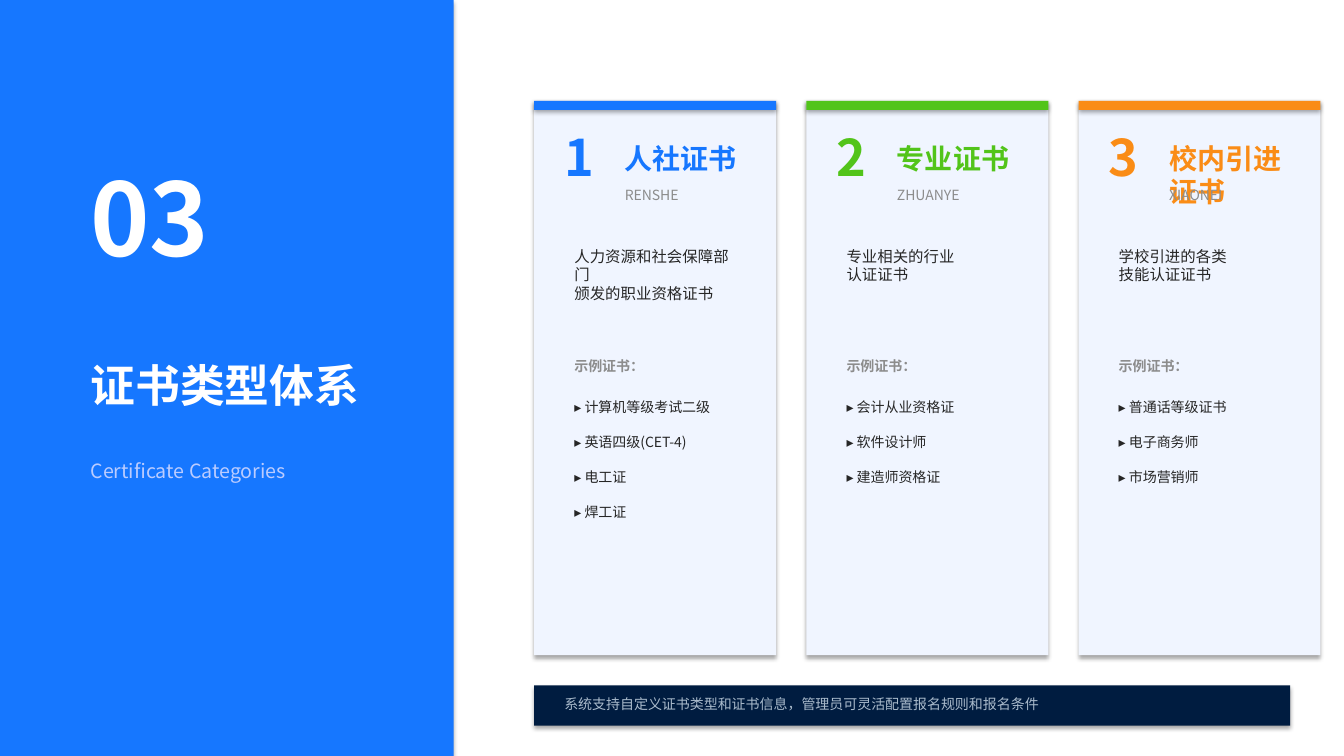
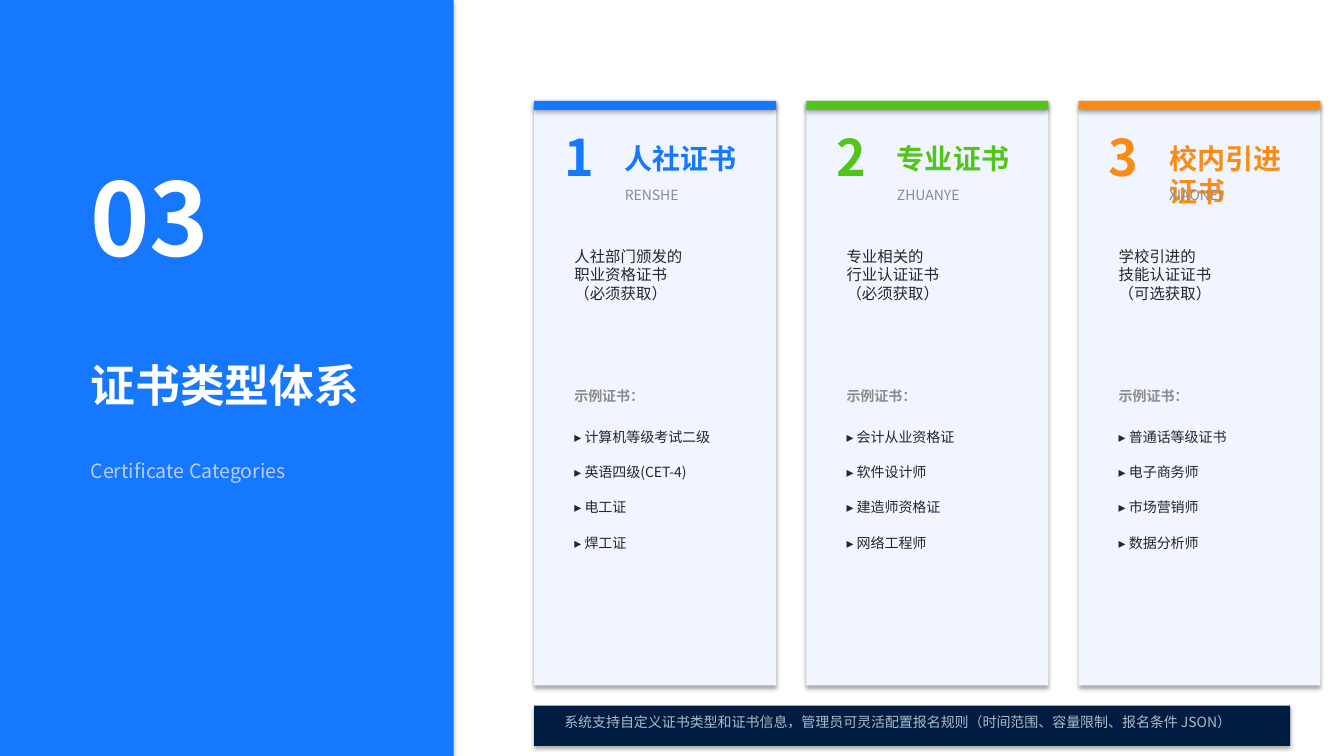
Before and after one commit to wangxiaolong0907/Dual-Certificate-Management-for-Students-on-Campus, a slide deck: slide 4 of 学生校内双证管理系统_路演PPT.pptx. Drawn at 1344x756 pixels with LibreOffice and Linux fonts; fonts in the diff are those of the drawing. Boxes give left, top, right and bottom in pixels: in the first picture for what was removed or moved away, otherwise in the second. Text is boxed around its words. In the diff, an @@ line names an element or a change of style, - is before the commit and + after.

Commit message:
docs: 更新路演PPT — 新增学生端模块、双平台架构、JWT认证体系

```diff
--- a/学生校内双证管理系统_路演PPT.pptx
+++ b/学生校内双证管理系统_路演PPT.pptx
@@ rectangle: place and size @@
-rectangle at (534,101,776,655)
+rectangle at (534,101,776,686)
@@ rectangle: place and size @@
-rectangle at (807,101,1049,655)
+rectangle at (807,101,1049,686)
@@ rectangle: place and size @@
-rectangle at (1079,101,1321,655)
+rectangle at (1079,101,1321,686)
@@ text at (574,249,682,301): text changed @@
-人力资源和社会保障部门
-颁发的职业资格证书
+人社部门颁发的
+职业资格证书
+（必须获取）
@@ text at (847,249,940,301): text changed @@
-专业相关的行业
-认证证书
+专业相关的
+行业认证证书
+（必须获取）
@@ text at (1119,249,1212,301): text changed @@
-学校引进的各类
-技能认证证书
+学校引进的
+技能认证证书
+（可选获取）
@@ 13 texts: place and size @@
-13 texts at (574,359,1227,518)
+13 texts at (574,389,1227,549)
@@ text added at (857,536,927,549), 10 pt, text #262626 @@
+▸ 网络工程师
@@ text added at (1129,536,1199,549), 10 pt, text #262626 @@
+▸ 数据分析师
@@ rectangle: place and size @@
-rectangle at (534,686,1291,726)
+rectangle at (534,706,1291,746)
@@ text at (564,715,1231,728): text changed @@
-系统支持自定义证书类型和证书信息，管理员可灵活配置报名规则和报名条件
+系统支持自定义证书类型和证书信息，管理员可灵活配置报名规则（时间范围、容量限制、报名条件 JSON）
```
Also in this commit, not shown: 10 other slides changed, 2 slides added, 2 slides removed, 1 other file.
